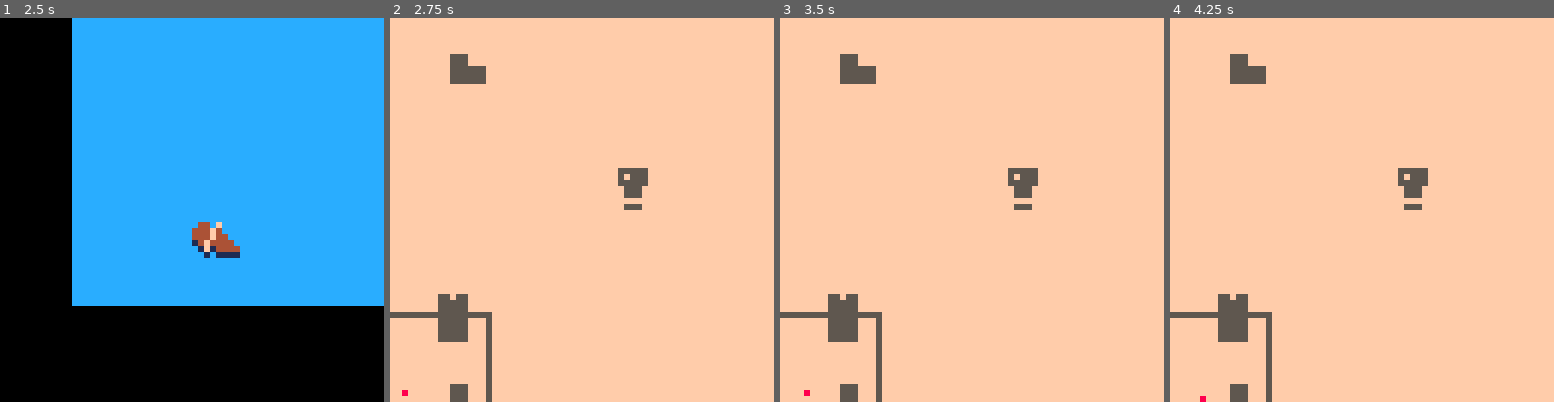
Above: before the commit, frames 1-4 (left to right).
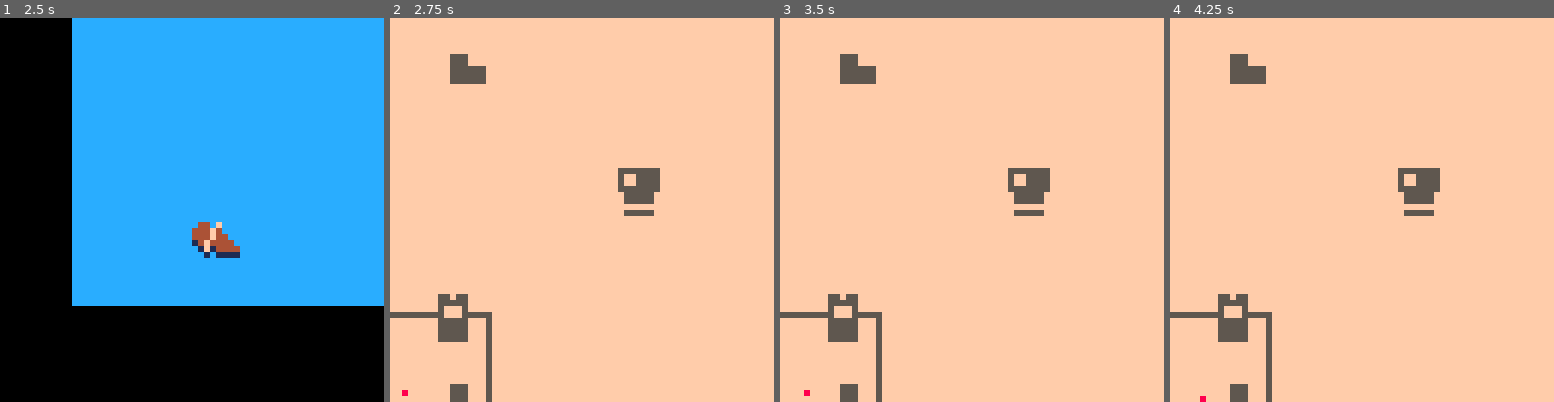
Above: after the commit, the same moments.

Repository: m-r-hunt/Pico-8-Carts
Game: PICO-8 cartridge lowrezjam.p8
Same seed, same stepped clock (60 frames per second), same inputs: the game is played once before the commit and once after it.
Inputs:
- Up to frame 1 (2.5 s): tap X (X key) at 0.33, 1.07, 1.85 s; tap O (Z key) at 0.7, 1.7, 2.1 s; hold Right 1.6-2.1 s; hold Up 2.15-2.42 s; hold Right from 2.47 s (still down)
- Up to frame 2 (2.75 s): keep holding Right; tap O (Z key) at 2.5 s
- Up to frame 3 (3.5 s): tap O (Z key) at 2.9, 3.3 s; tap X (X key) at 2.97 s; release Right at 3.03 s; hold Left from 3.08 s (still down)
- Up to frame 4 (4.25 s): release Left at 3.58 s; hold Down 3.63-3.97 s; tap O (Z key) at 3.7, 4.1 s; hold Right from 4.02 s (still down); tap X (X key) at 4.08 s

Frame 1 is identical in both runs. In frame 2, 0.8% of the frame differs, in the area x 14-71%, y 39-79%; in frame 3, 0.8%; in frame 4, 0.8%.

Commit message:
Improve graphics more.

Diff:
--- a/lowrezjam.p8
+++ b/lowrezjam.p8
@@ -649,7 +649,7 @@
 
 
 __gff__
-0000000000010100000000000000000000000000010101010101010101000000000000000101010101030101010000000000000001010103010101010000000000000000000000000000000000000000000000000000000000000000000000000000000000000000000000000000000000000000000000000000000000000000
+0000000000010100000000000000000000000000010101010101000000000000000000000101010000030101010000000000000001010103010000000000000000000000000000000000000000000000000000000000000000000000000000000000000000000000000000000000000000000000000000000000000000000000
 0000000000000000000000000000000000000000000000000000000000000000000000000000000000000000000000000000000000000000000000000000000000000000000000000000000000000000000000000000000000000000000000000000000000000000000000000000000000000000000000000000000000000000
 __map__
 0404040404040404040404040404040404040404040404040404040404040404040404040404040404040404040404040404040404040404040404040404040404040404040404040404040404040404040404040404040404040404040404040404040404040404040404040404040404040404040404040404040404040404
@@ -660,7 +660,7 @@
 0404040404040404040404040404040404040404040404040404040404040404040404040404040404040404040404040404040404040404040404040404040404040404040404040404040404040404040404040404040404040404040404040404040404040404040404040404040404040404040404040404040404040404
 0404040404040404040414151604040404040404040404040404040404040404040404040404040404040404040404040404040404040404040404040404040404040404040404040404040404040404040404040404040404040404040404040404040404040404040404040404040404040404040404040404040404040404
 0404040404040404040424062604040404040404040404040404040404040404040404040404040404040404040404040404040404040404040404040404040404040404040404040404040404040404040404040404040404040404040404040404040404040404040404040404040404040404040404040404040404040404
-0404040404040404040424062715151604040404040404040404040404040404040404040404040404040404040404040404040404040404040404040404040404040404040404040404040404040404040404040404040404040404040404040404040404040404040404040404040404040404040404040404040404040404
+0404040404040404040424062515151604040404040404040404040404040404040404040404040404040404040404040404040404040404040404040404040404040404040404040404040404040404040404040404040404040404040404040404040404040404040404040404040404040404040404040404040404040404
 0404040404040404040424060606063713040404040404040404040404040404040404040404040404040404040404040404040404040404040404040404040404040404040404040404040404040404040404040404040404040404040404040404040404040404040404040404040404040404040404040404040404040404
 0404040404040404040434353535353604040404040404040404040404040404040404040404040404040404040404040404040404040404040404040404040404040404040404040404040404040404040404040404040404040404040404040404040404040404040404040404040404040404040404040404040404040404
 0404040404040404040404040404040404040404040404040404040404040404040404040404040404040404040404040404040404040404040404040404040404040404040404040404040404040404040404040404040404040404040404040404040404040404040404040404040404040404040404040404040404040404
@@ -677,140 +677,140 @@
 0404040404040404040404040404040404040404040404040404040404040404040404040404040404040404040404040404040404040404040404040404040404040404040404040404040404040404040404040404040404040404040404040404040404040404040404040404040404040404040404040404040404040404
 0404040404040404040404040404040404040404040404040404040404040404040404040404040404040404040404040404040404040404040404040404040404040404040404040404040404040404040404040404040404040404040404040404040404040404040404040404040404040404040404040404040404040404
 0404040404040404040404040404040404040404040404040404040404040404040404040404040404040404040404040404040404040404040404040404040404040404040404040404040404040404040404040404040404040404040404040404040404040404040404040404040404040404040404040404040404040404
-0404040404040404040404040404040404040404040404040404040404040404040404040404142b1b151604040404040404040404040404040404040404040404040404040404040404040404040404040404040404040404040404040404040404040404040404040404040404040404040404040404040404040404040404
-04040404040404040404040404040404040404040404040404040404040404040404040404041c04241a2604040404040404040404040404040404040404040404040404040404040404040404040404040404040404040404040404040404040404040404040404040404040404040404040404040404040404040404040404
-0404040404040404040404040404040404040404040404040404040404040404040404040404391b283a3b04040404040404040404040404040404040404040404040404040404040404040404040404040404040404040404040404040404040404040404040404040404040404040404040404040404040404040404040404
-0404040404040404040404040404040404040404040404040404040404040404040404040404042425371304040404040404040404040404040404040404040404040404040404040404040404040404040404040404040404040404040404040404040404040404040404040404040404040404040404040404040404040404
-0404040404040404040404040404040404040404040404040404040404040404040404040404043435360404040404040404040404040404040404040404040404040404040404040404040404040404040404040404040404040404040404040404040404040404040404040404040404040404040404040404040404040404
-0404040404040404040404040404040404040404040404040404040404040404040404040404040404040404040404040404040404040404040404040404040404040404040404040404040404040404040404040404040404040404040404040404040404040404040404040404040404040404040404040404040404040404
-0404040404040404040404040404040404040404040404040404040404040404040404040404042a2b2c0404040404040404040404040404040404040404040404040404040404040404040404040404040404040404040404040404040404040404040404040404040404040404040404040404040404040404040404040404
-…(130 lines of a section not shown)…
+0404040404040404040404040404040404040404040404040404040404040404040404040404141515151515160404040404040404040404040404040404040404040404040404040404040404040404040404040404040404040404040404040404040404040404040404040404040404040404040404040404040404040404
+0404040404040404040404040404040404040404040404040404040404040404040404040404241d1f252525260404040404040404040404040404040404040404040404040404040404040404040404040404040404040404040404040404040404040404040404040404040404040404040404040404040404040404040404
+0404040404040404040404040404040404040404040404040404040404040404040404040404242d2f252525260404040404040404040404040404040404040404040404040404040404040404040404040404040404040404040404040404040404040404040404040404040404040404040404040404040404040404040404
+0404040404040404040404040404040404040404040404040404040404040404040404040404342525252525360404040404040404040404040404040404040404040404040404040404040404040404040404040404040404040404040404040404040404040404040404040404040404040404040404040404040404040404
+0404040404040404040404040404040404040404040404040404040404040404040404040404042425252526040404040404040404040404040404040404040404040404040404040404040404040404040404040404040404040404040404040404040404040404040404040404040404040404040404040404040404040404
+0404040404040404040404040404040404040404040404040404040404040404040404040404043435353536040404040404040404040404040404040404040404040404040404040404040404040404040404040404040404040404040404040404040404040404040404040404040404040404040404040404040404040404
+0404040404040404040404040404040404040404040404040404040404040404040404040404040404040404040404040404040404040404040404040404040404040404040404040404040404040404040404040404040404040404040404040404040404040404040404040404040404040404040404040404040404040404
+…(130 lines of a section not shown)…
Not shown, changed: 28 lines of the sprite sheet (__gfx__) section of lowrezjam.p8
